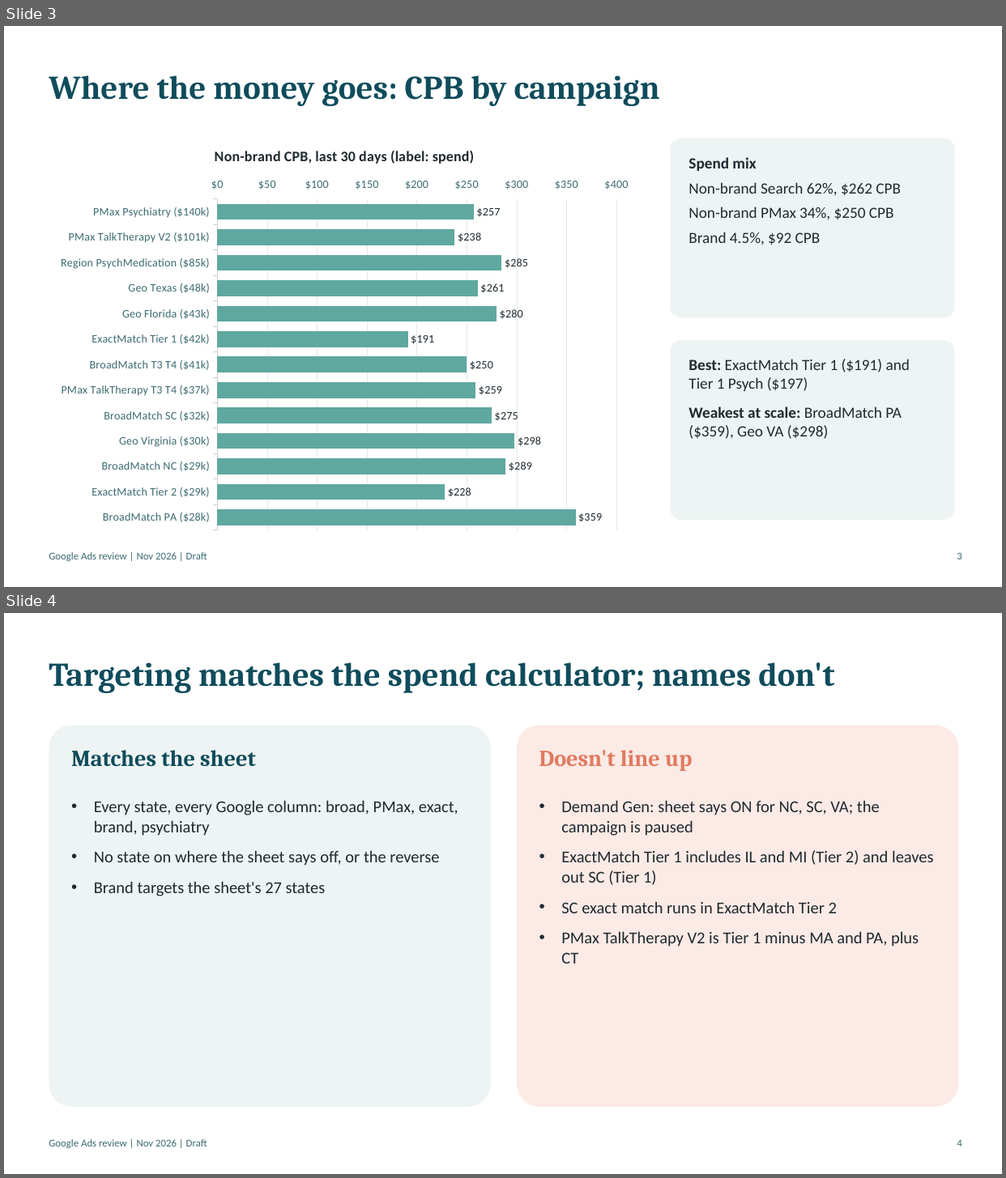
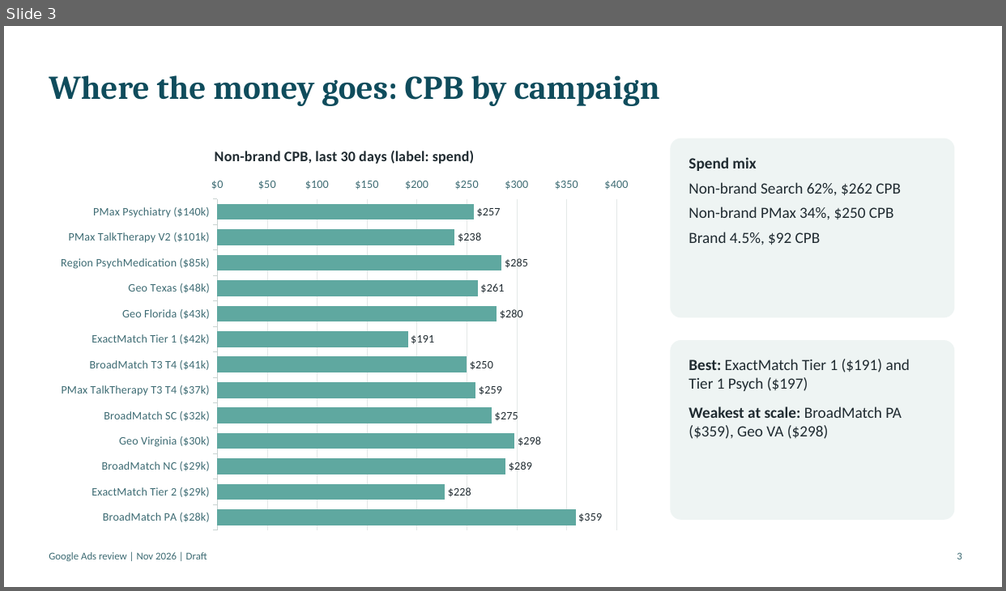
Before and after one commit to tomroberts-thriveworks/paid-media-hub, a slide deck: docs/audit/google-ads-review-nov-2026.pptx. Shown one above the other, each under a label of ours: slides 3 and 4 before the commit, slide 3 after it. The pictures are 1006x1178 and 1006x591 pixels, drawn with LibreOffice and Linux fonts; fonts in the diff are those of the drawing. Boxes give left, top, right and bottom in pixels: in the first picture for what was removed or moved away, otherwise in the second. Text is boxed around its words. In the diff, an @@ line names an element or a change of style, - is before the commit and + after.

```diff
--- a/docs/audit/google-ads-review-nov-2026.pptx
+++ b/docs/audit/google-ads-review-nov-2026.pptx
@@ slide 4 removed at [4, 613, 1002, 1174], background #FFFFFF @@
@@ text removed at [49, 662, 834, 693] @@
-Targeting matches the spend calculator; names don't
@@ rounded rectangle removed at [49, 726, 491, 1107] @@
@@ rounded rectangle removed at [517, 726, 958, 1107] @@
@@ text removed at [71, 750, 256, 767] @@
-Matches the sheet
@@ text removed at [539, 750, 692, 771] @@
-Doesn't line up
@@ text removed at [94, 800, 458, 897] @@
-• Every state, every Google column: broad, PMax, exact, brand, psychiatry
-• No state on where the sheet says off, or the reverse
-• Brand targets the sheet's 27 states
@@ text removed at [561, 800, 934, 964] @@
-• Demand Gen: sheet says ON for NC, SC, VA; the campaign is paused
-• ExactMatch Tier 1 includes IL and MI (Tier 2) and leaves out SC (Tier 1)
-• SC exact match runs in ExactMatch Tier 2
-• PMax TalkTherapy V2 is Tier 1 minus MA and PA, plus CT
@@ text removed at [49, 1139, 207, 1148] @@
-Google Ads review | Nov 2026 | Draft
@@ text removed at [957, 1140, 961, 1147] @@
-4
```
Also in this commit, not shown: 6 slides changed, 8 slides added, 5 other slides removed, 2 other files.
